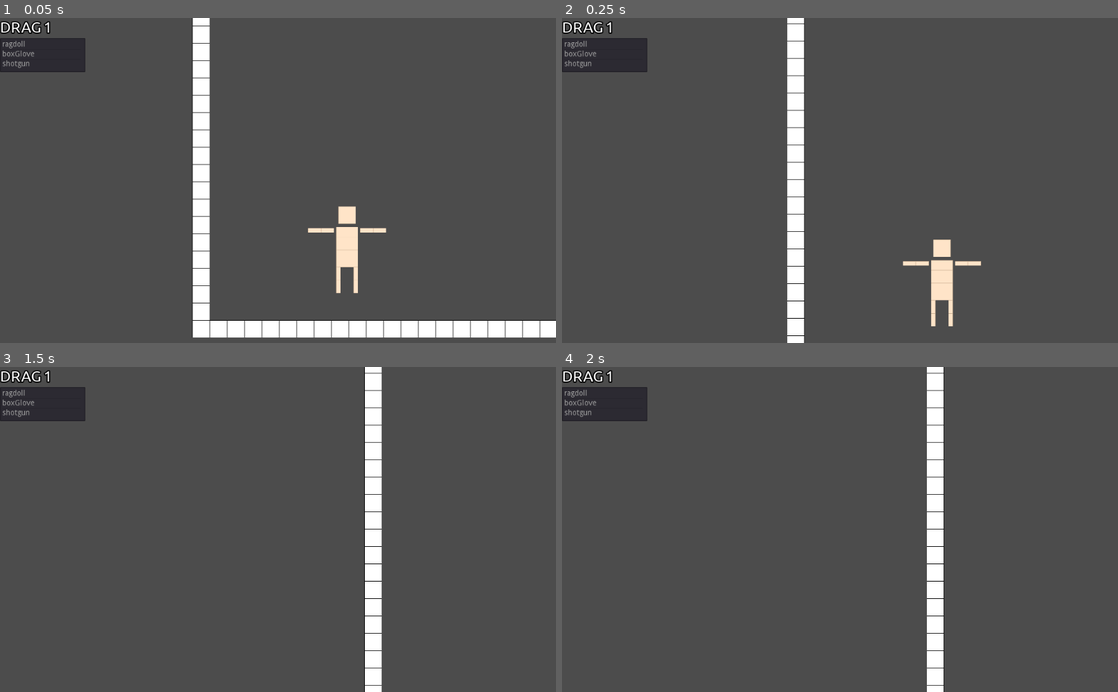
Above: before the commit, frames 1-4 (two rows, left to right).
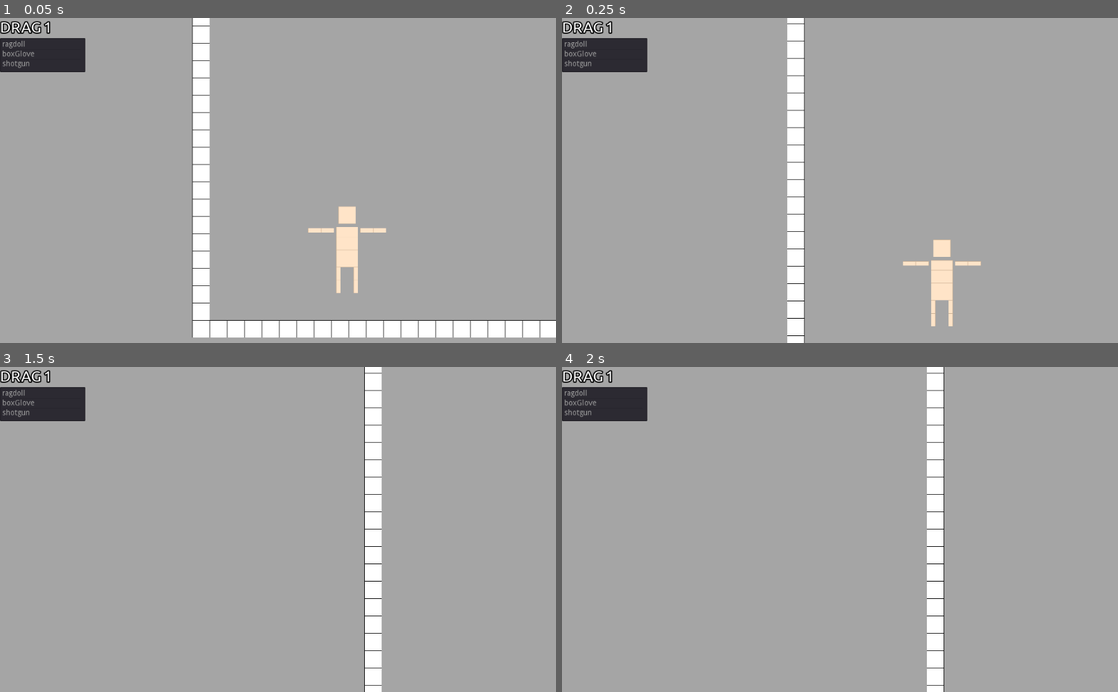
Above: after the commit, the same moments.

Repository: yuval-herman/ragdoll-game
Game: Godot game, scene res://scenes/main.tscn
The game is run twice, just before and just after one commit, with the same random seed, the same clock (stepped at 60 frames per second) and the same inputs.
Inputs (mouse positions are in pixels of both pictures, inside the frame that each line leads up to):
- Up to frame 1 (0.05 s): no input
- Up to frame 2 (0.25 s): no input
- Up to frame 3 (1.5 s): tap Enter at 0.5 s; drag from (450, 669) to (333, 458) at 0.52 s; drag from (166, 545) to (250, 594) at 1.27 s
- Up to frame 4 (2 s): no input

The runs differ from the first frame. In frame 1, 91% of the frame differs, in the area x 0-100%, y 0-100%; in frame 2, 94%; in frame 3, 95%; in frame 4, 95%.

Commit message:
changed background color

Diff:
--- a/project.godot
+++ b/project.godot
@@ -143,4 +143,5 @@
 quality/driver/driver_name="GLES2"
 vram_compression/import_etc=true
 vram_compression/import_etc2=false
+environment/default_clear_color=Color( 0.647059, 0.647059, 0.647059, 1 )
 environment/default_environment="res://default_env.tres"
